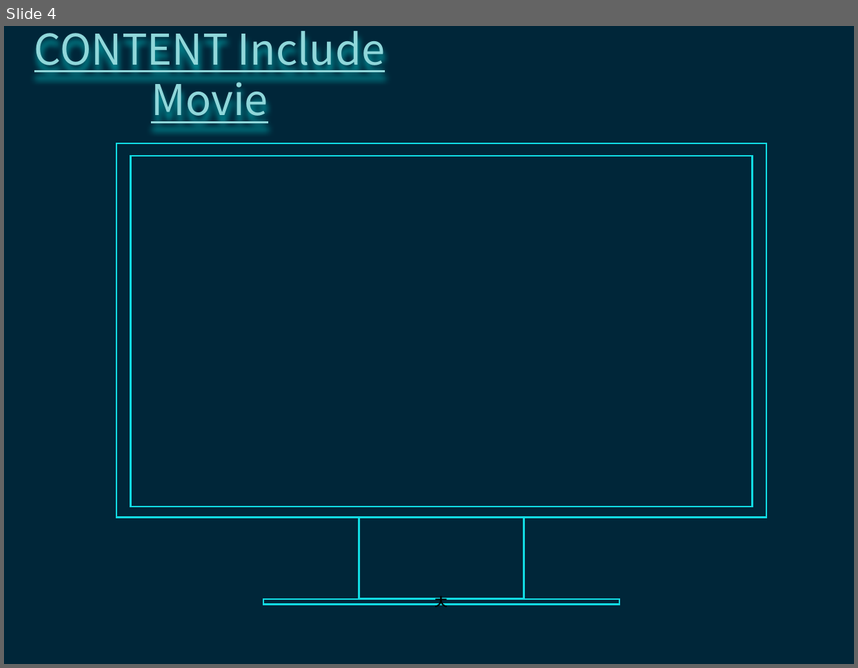
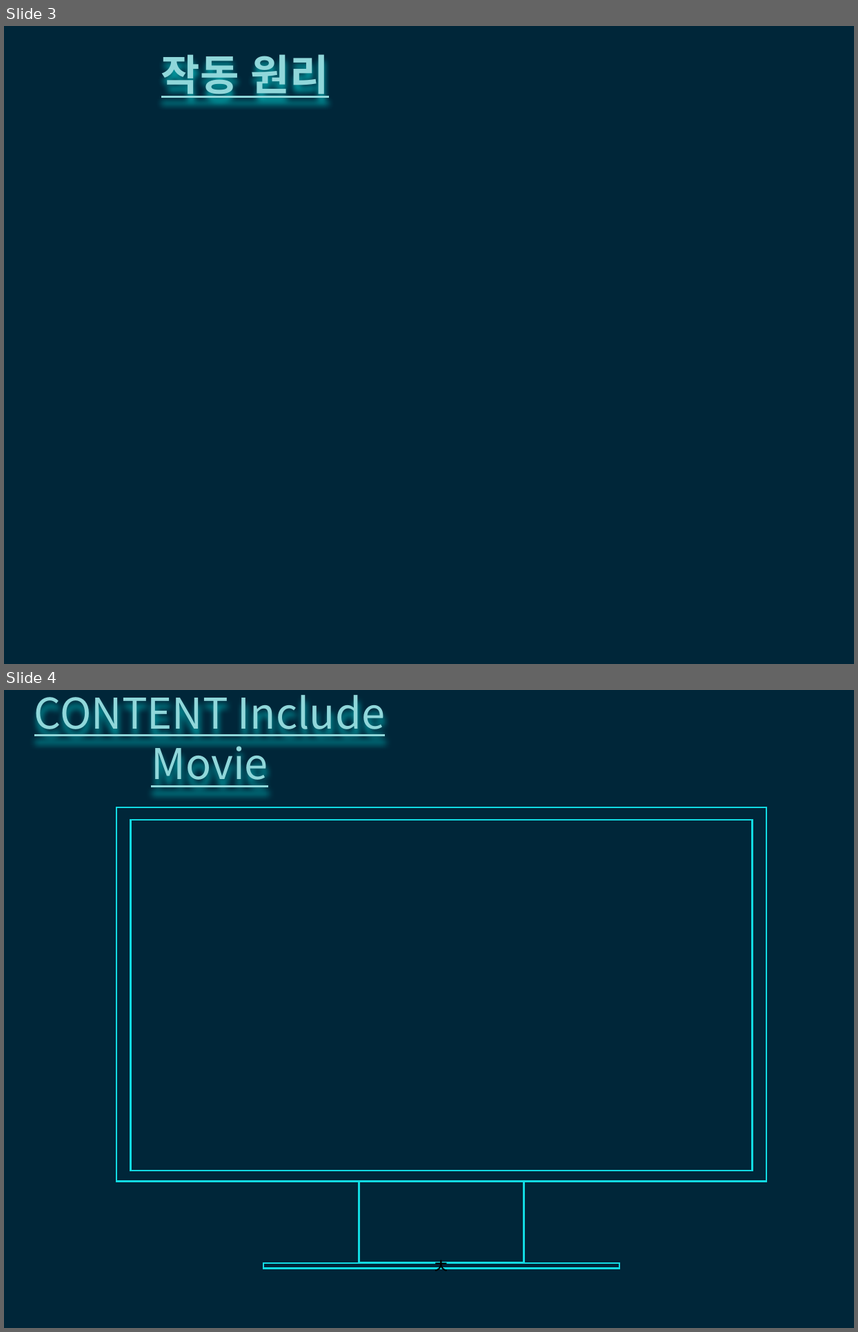
Before and after one commit to younggunwon/SmartUMOCHA, a slide deck: 아두이노로 제어되는 유모차.pptx. Shown one above the other, each under a label of ours: slide 4 before the commit, slides 3 and 4 after it. The pictures are 858x668 and 858x1332 pixels, drawn with LibreOffice and Linux fonts; fonts in the diff are those of the drawing. Boxes give left, top, right and bottom in pixels: in the first picture for what was removed or moved away, otherwise in the second. Text is boxed around its words. In the diff, an @@ line names an element or a change of style, - is before the commit and + after.

```diff
--- a/아두이노로 제어되는 유모차.pptx
+++ b/아두이노로 제어되는 유모차.pptx
@@ slide 3 added at <box>4,26,854,664</box>, background #002639 @@
@@ text added at <box>161,47,329,101</box>, 51 pt, text #90D7DA, bold, underline @@
+작동 원리
```
Also in this commit, not shown: 2 slides changed, 1 slide removed, 1 other file.
